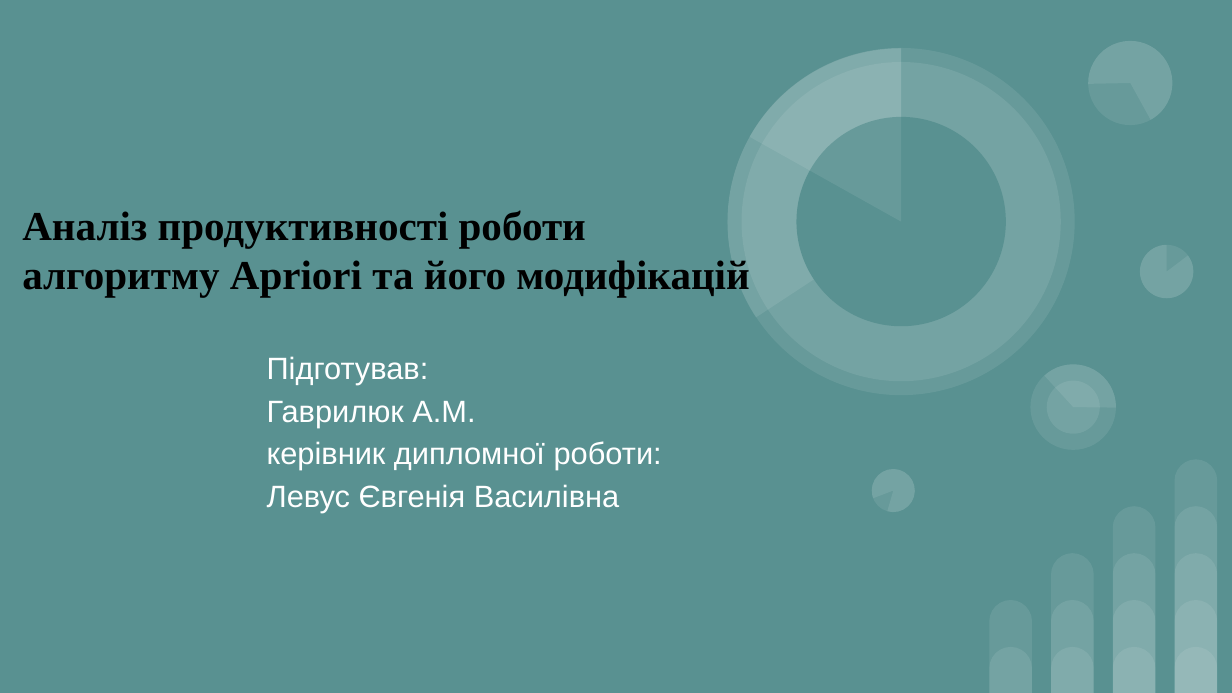
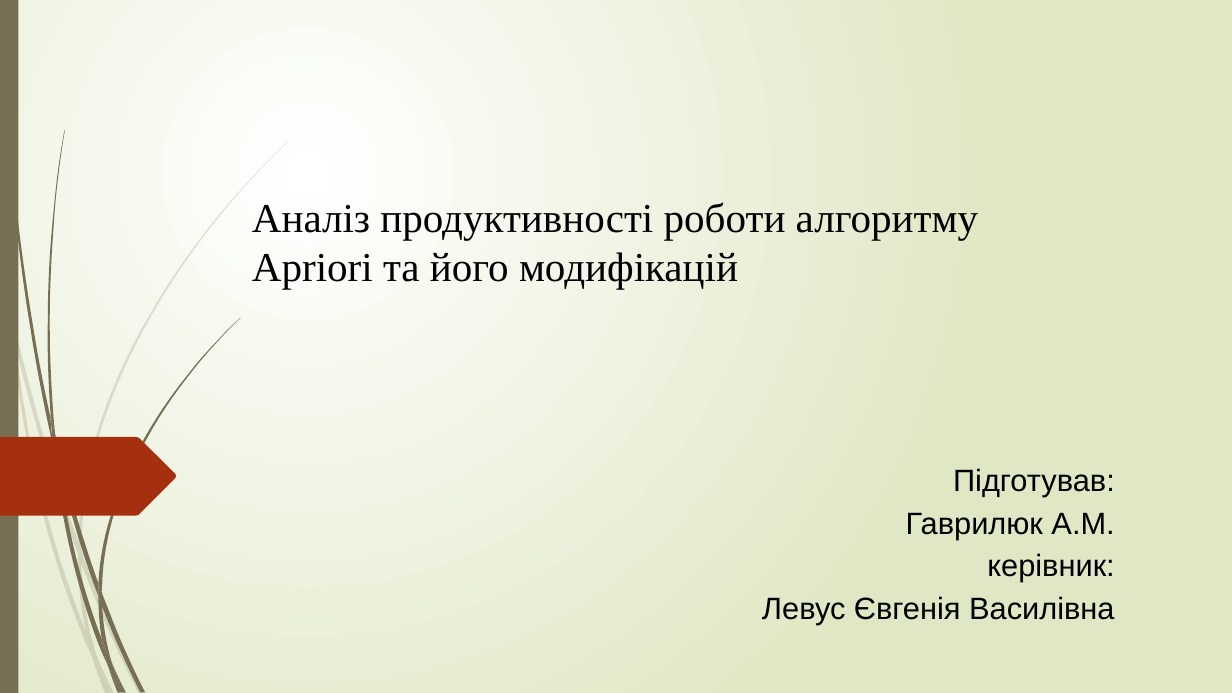
Before and after one commit to AndriiHavryliuk1/master2, a slide deck: slide 1 of docs/Дослідження_роботи_алгоритму_apriori.pptx. Drawn at 1232x693 pixels with LibreOffice and Linux fonts; fonts in the diff are those of the drawing. Boxes give left, top, right and bottom in pixels: in the first picture for what was removed or moved away, otherwise in the second. Text is boxed around its words. In the diff, an @@ line names an element or a change of style, - is before the commit and + after.

```diff
--- a/docs/Дослідження_роботи_алгоритму_apriori.pptx
+++ b/docs/Дослідження_роботи_алгоритму_apriori.pptx
@@ background #599191 to gradient #FFFFFF to #DFE8C4 @@
@@ rectangle added at (0, 0, 18, 692), fill #766F54 @@
@@ title "Аналіз продуктивності роботи алгоритму Apriori ...": place and size @@
-title "Аналіз продуктивності роботи алгоритму Apriori ..." at (22, 210, 749, 297)
+title "Аналіз продуктивності роботи алгоритму Apriori ..." at (252, 202, 978, 289)
@@ title "Аналіз продуктивності роботи алгоритму Apriori ..." at (252, 202, 978, 289): bold off @@
@@ freeform shape added at (0, 437, 176, 516), fill #A53010 @@
@@ subtitle "Підготував:": place and size @@
-subtitle "Підготував:" at (267, 356, 662, 513)
+subtitle "Підготував:" at (762, 468, 1115, 624)
@@ subtitle at (762, 468, 1115, 624): text colour #FFFFFF to #000000 in "Підготував:", "Гаврилюк А.М.", "Левус Євгенія Василівна"; alignment justified to right @@
@@ group removed at (680, 0, 1193, 518): 8 ellipses, 6 pie slice (boxed as its full ellipse)s @@
@@ subtitle at (987, 553, 1114, 582): text changed; text colour #FFFFFF to #000000 @@
-керівник дипломної роботи:
+керівник:
@@ group added at (0, 142, 288, 693): 10 freeform shapes @@
@@ group added at (2, 0, 241, 693): 12 freeform shapes @@
@@ group removed at (989, 460, 1217, 692): 14 round same rects @@
```
Also in this commit, not shown: 9 other slides changed, 2 slides added, 1 slide removed.
